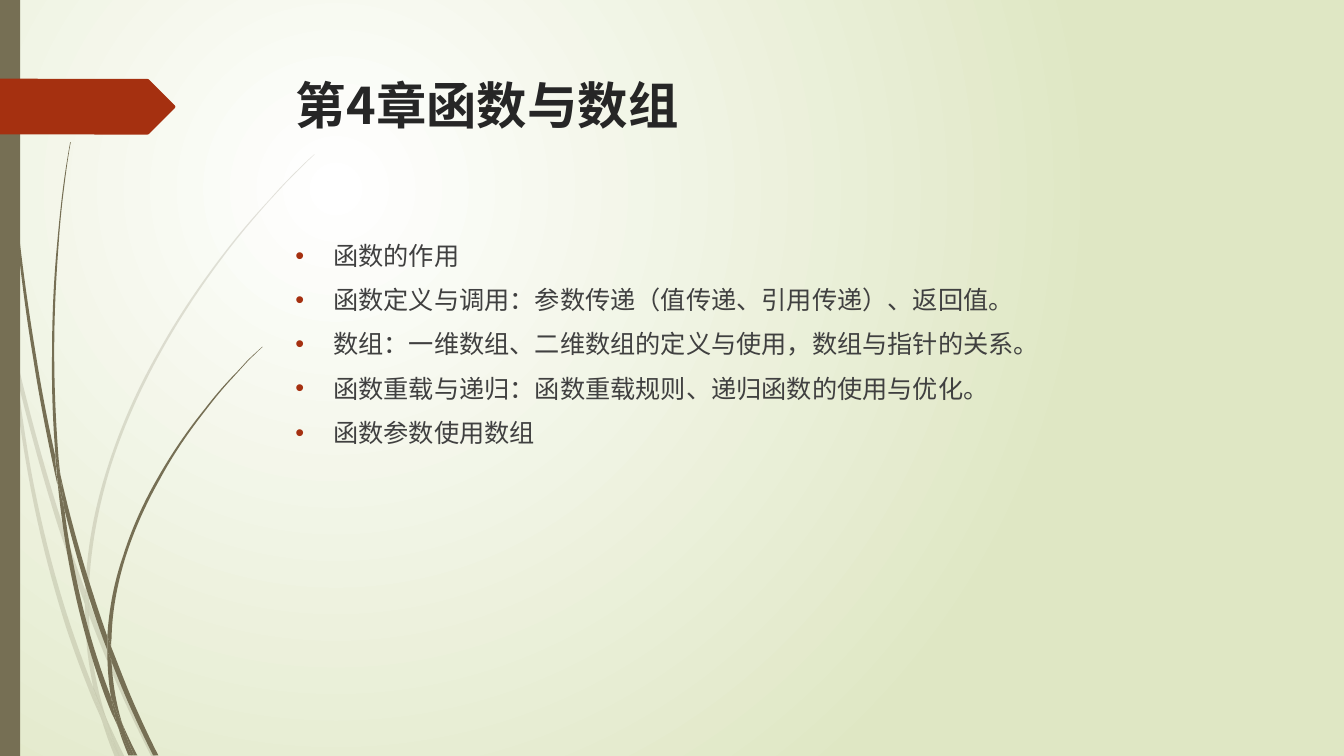
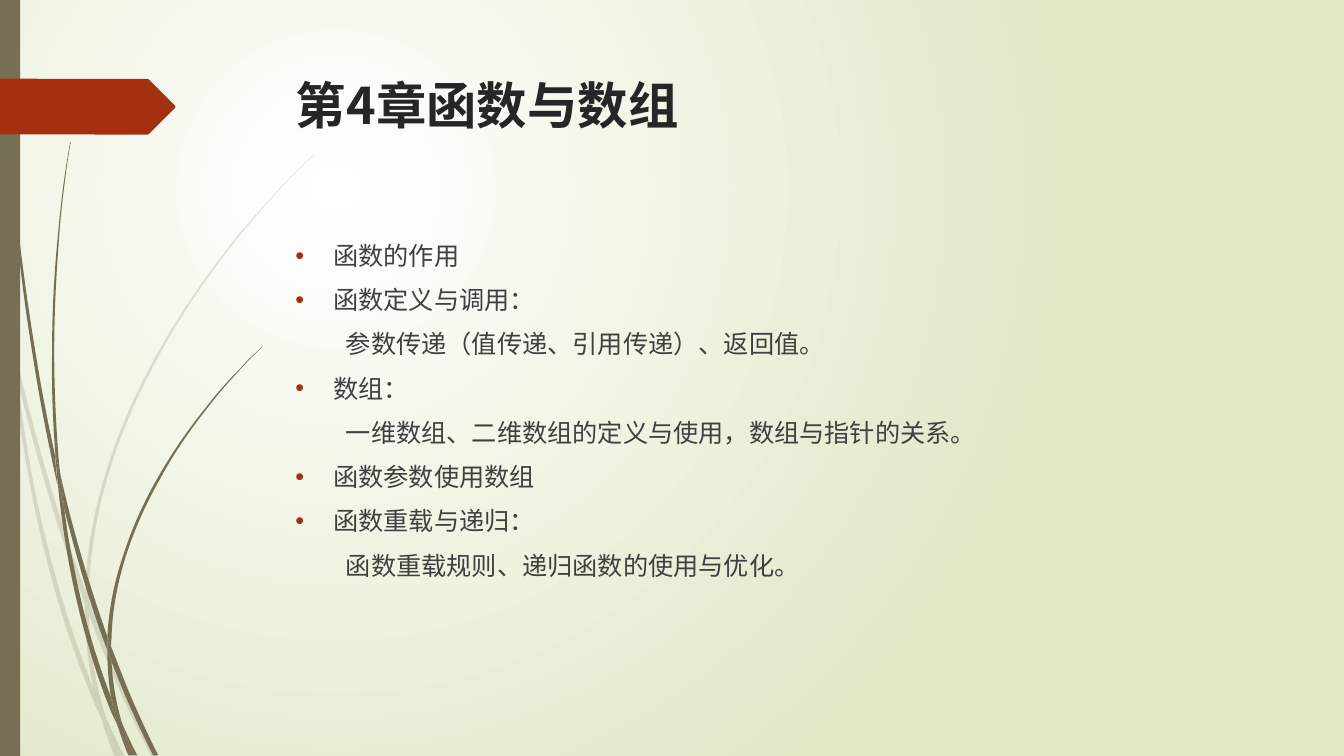
Before and after one commit to liuty2006/learn, a slide deck: slide 37 of learn_cpp/docs/C++语言培训.pptx. Drawn at 1344x756 pixels with LibreOffice and Linux fonts; fonts in the diff are those of the drawing. Boxes give left, top, right and bottom in pixels: in the first picture for what was removed or moved away, otherwise in the second. Text is boxed around its words. In the diff, an @@ line names an element or a change of style, - is before the commit and + after.

Commit message:
修改 - c4

```diff
--- a/learn_cpp/docs/C++语言培训.pptx
+++ b/learn_cpp/docs/C++语言培训.pptx
@@ text at (333,288,976,445): text changed @@
-• 函数定义与调用：参数传递（值传递、引用传递）、返回值。
-• 数组：一维数组、二维数组的定义与使用，数组与指针的关系。
-• 函数重载与递归：函数重载规则、递归函数的使用与优化。
+• 函数定义与调用：
+参数传递（值传递、引用传递）、返回值。
+• 数组：
+一维数组、二维数组的定义与使用，数组与指针的关系。
@@ text at (333,509,800,577): paragraphs added @@
+• 函数重载与递归：
+函数重载规则、递归函数的使用与优化。
```
